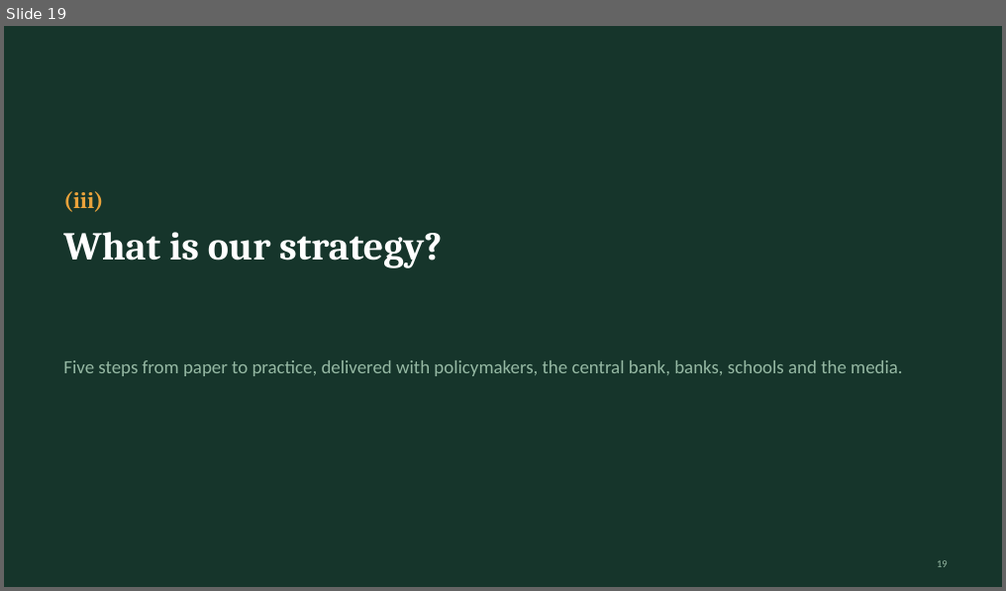
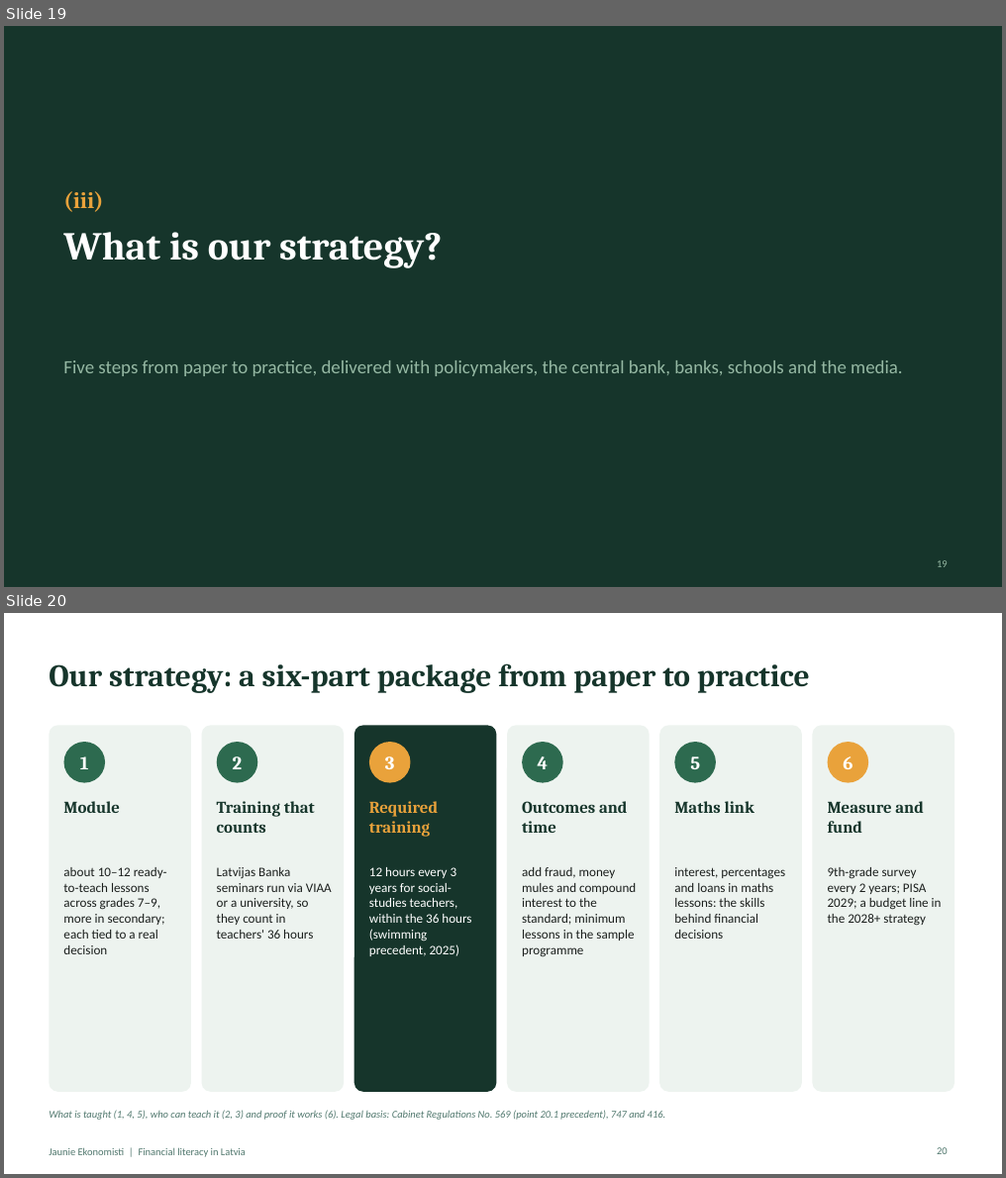
Before and after one commit to ArtisLV890/Elective-Impact-Making-for-the-Competitiveness-and-Data-Driven-Decisions-2026-2027, a slide deck: financial-literacy/presentation/Financial literacy in Latvia - presentation.pptx. Shown one above the other, each under a label of ours: slide 19 before the commit, slides 19 and 20 after it. The pictures are 1006x591 and 1006x1178 pixels, drawn with LibreOffice and Linux fonts; fonts in the diff are those of the drawing. Boxes give left, top, right and bottom in pixels: in the first picture for what was removed or moved away, otherwise in the second. Text is boxed around its words. In the diff, an @@ line names an element or a change of style, - is before the commit and + after.

```diff
--- a/financial-literacy/presentation/Financial literacy in Latvia - presentation.pptx
+++ b/financial-literacy/presentation/Financial literacy in Latvia - presentation.pptx
@@ slide 20 added at box(4, 613, 1002, 1174), background #FFFFFF @@
@@ title added at box(49, 663, 810, 693), 30 pt, text #16352B, bold @@
+Our strategy: a six-part package from paper to practice
@@ rounded rectangle added at box(49, 725, 191, 1092), fill #EDF3EF @@
@@ rounded rectangle added at box(202, 725, 344, 1092), fill #EDF3EF @@
@@ rounded rectangle added at box(354, 725, 497, 1092), fill #16352B @@
@@ rounded rectangle added at box(507, 725, 649, 1092), fill #EDF3EF @@
@@ rounded rectangle added at box(659, 725, 802, 1092), fill #EDF3EF @@
@@ rounded rectangle added at box(813, 725, 954, 1092), fill #EDF3EF @@
@@ ellipse added at box(63, 742, 105, 783), fill #2D6A4F @@
@@ text added at box(80, 757, 89, 769), 18 pt, text #FFFFFF, bold @@
+1
@@ ellipse added at box(217, 742, 257, 783), fill #2D6A4F @@
@@ text added at box(233, 757, 243, 769), 18 pt, text #FFFFFF, bold @@
+2
@@ ellipse added at box(369, 742, 411, 783), fill #E9A23B @@
@@ text added at box(385, 757, 395, 769), 18 pt, text #FFFFFF, bold @@
+3
@@ ellipse added at box(522, 742, 563, 783), fill #2D6A4F @@
@@ text added at box(538, 757, 548, 769), 18 pt, text #FFFFFF, bold @@
+4
@@ ellipse added at box(675, 742, 716, 783), fill #2D6A4F @@
@@ text added at box(690, 757, 700, 769), 18 pt, text #FFFFFF, bold @@
+5
@@ ellipse added at box(828, 742, 868, 783), fill #E9A23B @@
@@ text added at box(843, 757, 852, 769), 18 pt, text #FFFFFF, bold @@
+6
@@ text added at box(63, 801, 120, 813), 16 pt, text #16352B, bold @@
+Module
@@ text added at box(217, 801, 315, 833), 16 pt, text #16352B, bold @@
+Training that counts
@@ text added at box(369, 801, 438, 837), 16 pt, text #E9A23B, bold @@
+Required training
@@ text added at box(522, 801, 627, 833), 16 pt, text #16352B, bold @@
+Outcomes and time
@@ text added at box(674, 801, 754, 813), 16 pt, text #16352B, bold @@
+Maths link
@@ text added at box(828, 801, 923, 833), 16 pt, text #16352B, bold @@
+Measure and fund
@@ text added at box(63, 867, 167, 955), 12.5 pt, text #1B1F1D @@
+about 10–12 ready-to-teach lessons across grades 7–9, more in secondary; each tied to a real decision
@@ text added at box(217, 867, 332, 939), 12.5 pt, text #1B1F1D @@
+Latvijas Banka seminars run via VIAA or a university, so they count in teachers' 36 hours
@@ text added at box(369, 867, 471, 957), 12.5 pt, text #FFFFFF @@
+12 hours every 3 years for social-studies teachers, within the 36 hours (swimming precedent, 2025)
@@ text added at box(522, 867, 636, 958), 12.5 pt, text #1B1F1D @@
+add fraud, money mules and compound interest to the standard; minimum lessons in the sample programme
@@ text added at box(674, 867, 785, 939), 12.5 pt, text #1B1F1D @@
+interest, percentages and loans in maths lessons: the skills behind financial decisions
@@ text added at box(828, 867, 942, 926), 12.5 pt, text #1B1F1D @@
+9th-grade survey every 2 years; PISA 2029; a budget line in the 2028+ strategy
@@ text added at box(49, 1110, 666, 1120), 10 pt, text #52796F, italic @@
+What is taught (1, 4, 5), who can teach it (2, 3) and proof it works (6). Legal basis: Cabinet Regulations No. 569 (point 20.1 precedent), 747 and 416.
@@ text added at box(49, 1148, 246, 1157), 10 pt, text #52796F @@
+Jaunie Ekonomisti | Financial literacy in Latvia
@@ page number added at box(937, 1148, 947, 1155), 10 pt, text #52796F @@
+20
```
Also in this commit, not shown: 8 slides changed, 1 slide removed, 15 other files.
